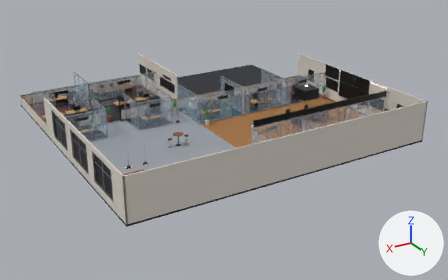
Renders of the glTF model public/floor/office.glb from each side of a commit.
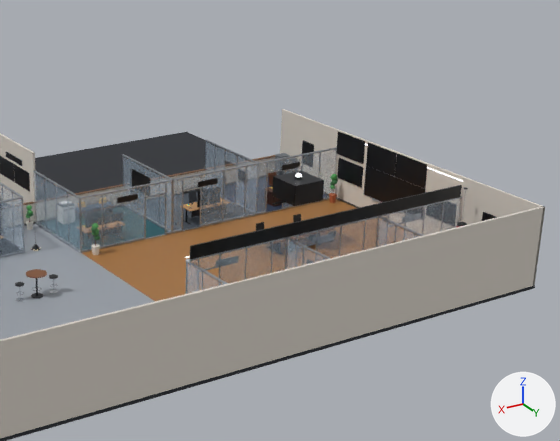
Old and new are each drawn whole from a camera (50 mm lens) standing at (27.0, 44.4, 21.7) and looking at (-0.7, -1.7, -1.4) and again close up on the part from 36% to 97% of the width and 0% to 77% of the height. Arrows for +X, +Y and +Z are at lower right; the lights stay in place. The older version's two pictures come first. Where no turn or scale is listed for an object, it has been applied to the vertices.

Objects in the first close-up: 'bullpen', 'ext_north', 'ext_west', 'front_back_row', 'front_front_row', 'geo_housing_marquee', 'geo_slab', 'lab_east', 'lab_north', 'lounge', 'ops_north', 'whiteboard' and 49 more.
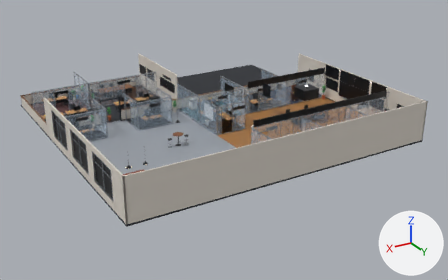
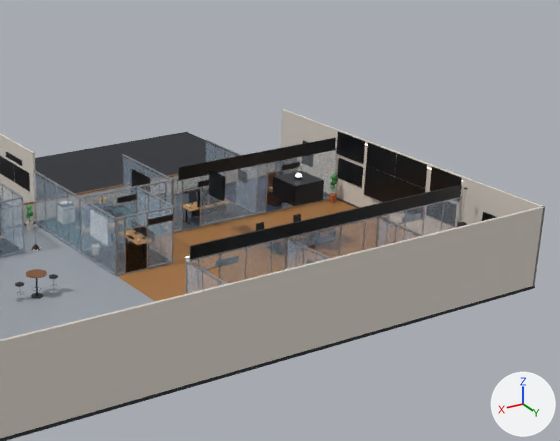
Diff of the bpy script that builds the scene:
```diff
--- a/public/floor/office.glb.py
+++ b/public/floor/office.glb.py
@@ me_geo_mesh_tv_swing @@
+me_geo_mesh_tv_swing.from_pydata([(0.0, -0.93, -0.56), (0.0, 0.93, -0.56), (0.0, 0.93, 0.56), (0.0, -0.93, 0.56)], [], [(0, 1, 2), (0, 2, 3)])
+me_geo_mesh_tv_swing.materials.append(mat_scr_tv_swing)  # black #05070c
@@ me_geo_mesh_plate_manager @@
+me_geo_mesh_plate_manager.from_pydata([(0.65, 0.0, -0.14), (-0.65, 0.0, -0.14), (-0.65, 0.0, 0.14), (0.65, 0.0, 0.14)], [], [(0, 1, 2), (0, 2, 3)])
+me_geo_mesh_plate_manager.materials.append(mat_scr_plate_manager)  # black #05070c
@@ me_geo_mesh_ovh_tickerwall @@
+me_geo_mesh_ovh_tickerwall.from_pydata([(4.7, 0.0, -0.3), (-4.7, 0.0, -0.3), (-4.7, 0.0, 0.3), (4.7, 0.0, 0.3)], [], [(0, 1, 2), (0, 2, 3)])
+me_geo_mesh_ovh_tickerwall.materials.append(mat_scr_ovh_tickerwall)  # black #05070c
@@ me_geo_mesh_ovh_mgr_0 @@
+me_geo_mesh_ovh_mgr_0.from_pydata([(0.0, -0.31, -0.185), (0.0, 0.31, -0.185), (0.0, 0.31, 0.185), (0.0, -0.31, 0.185)], [], [(0, 1, 2), (0, 2, 3)])
+me_geo_mesh_ovh_mgr_0.materials.append(mat_scr_ovh_mgr_0)  # black #05070c
@@ me_geo_mesh_ovh_kz_w @@
+me_geo_mesh_ovh_kz_w.from_pydata([(0.0, 0.6, -0.6), (0.0, -0.6, -0.6), (0.0, -0.6, 0.6), (0.0, 0.6, 0.6)], [], [(0, 1, 2), (0, 2, 3)])
+me_geo_mesh_ovh_kz_w.materials.append(mat_scr_ovh_kz_w)  # black #05070c
@@ me_geo_mesh_ovh_kz_e @@
+me_geo_mesh_ovh_kz_e.from_pydata([(0.0, -0.6, -0.6), (0.0, 0.6, -0.6), (0.0, 0.6, 0.6), (0.0, -0.6, 0.6)], [], [(0, 1, 2), (0, 2, 3)])
+me_geo_mesh_ovh_kz_e.materials.append(mat_scr_ovh_kz_e)  # black #05070c
@@ me_geo_mesh_office_manager @@
+me_geo_mesh_office_manager.from_pydata([(-1.5, 1.6, 0.0), (-1.5, -1.6, 0.0), (1.5, -1.6, 0.0), (1.5, 1.6, 0.0)], [], [(0, 1, 2), (0, 2, 3)])
+me_geo_mesh_office_manager.materials.append(mat_carpet_charcoal)  # dark grey #2f3238
@@ ob_tv_swing @@
+ob_tv_swing = bpy.data.objects.new('tv_swing', me_geo_mesh_tv_swing)
+ob_tv_swing.location = (-13.9, 4.35, 2.98)
@@ ob_plate_manager @@
+ob_plate_manager = bpy.data.objects.new('plate_Manager', me_geo_mesh_plate_manager)
+ob_plate_manager.location = (-1.3, -0.17, 2.2)
@@ ob_ovh_tickerwall @@
+ob_ovh_tickerwall = bpy.data.objects.new('ovh_tickerwall', me_geo_mesh_ovh_tickerwall)
+ob_ovh_tickerwall.location = (-9.0, -3.3, 2.95)
@@ ob_ovh_mgr_0 @@
+ob_ovh_mgr_0 = bpy.data.objects.new('ovh_mgr_0', me_geo_mesh_ovh_mgr_0)
+ob_ovh_mgr_0.location = (-1.42, -1.85, 1.12)
@@ ob_ovh_kz_w @@
+ob_ovh_kz_w = bpy.data.objects.new('ovh_kz_W', me_geo_mesh_ovh_kz_w)
+ob_ovh_kz_w.location = (-5.64, -2.05, 2.5)
@@ ob_ovh_kz_e @@
+ob_ovh_kz_e = bpy.data.objects.new('ovh_kz_E', me_geo_mesh_ovh_kz_e)
+ob_ovh_kz_e.location = (-5.56, -2.05, 2.5)
@@ ob_office_manager @@
+ob_office_manager = bpy.data.objects.new('office_Manager', me_geo_mesh_office_manager)
+ob_office_manager.location = (-0.5, -1.8, 0.0)
@@ ob_mgr_west @@
+ob_mgr_west = bpy.data.objects.new('mgr_west', me_geo_mesh_mgr_west)  # 152 vertices, 276 faces; spans x -0.06..0.06, y -1.6..1.6, z -0.01..2.7; in mat_alu (light grey #b9bfc6), mat_glass (blue #cfe4f7)
+ob_mgr_west.location = (-2.0, -1.8, 0.0)
@@ ob_mgr_north @@
+ob_mgr_north = bpy.data.objects.new('mgr_north', me_geo_mesh_mgr_north)  # 224 vertices, 400 faces; spans x -1.5..1.5, y -0.06..0.06, z -0.01..2.7; in mat_alu (light grey #b9bfc6), mat_glass (blue #cfe4f7)
+ob_mgr_north.location = (-0.5, -0.2, 0.0)
@@ ob_mgr_east @@
+ob_mgr_east = bpy.data.objects.new('mgr_east', me_geo_mesh_mgr_east)  # 104 vertices, 188 faces; spans x -0.06..0.06, y -1.6..1.6, z -0.01..2.7; in mat_alu (light grey #b9bfc6), mat_glass (blue #cfe4f7)
+ob_mgr_east.location = (1.0, -1.8, 0.0)
@@ ob_geo_housing_tv_swing @@
+ob_geo_housing_tv_swing = bpy.data.objects.new('geo_housing_tv_swing', me_geo_mesh_geo_housing_tv_swing)  # 48 vertices, 92 faces; spans x -0.04..0.0, y -0.95..0.95, z -0.58..0.58; in mat_tv_black (black #0b0c0f)
+ob_geo_housing_tv_swing.location = (-13.9, 4.35, 2.98)
@@ ob_geo_housing_ovh_tickerwall @@
+ob_geo_housing_ovh_tickerwall = bpy.data.objects.new('geo_housing_ovh_tickerwall', me_geo_mesh_geo_housing_ovh_tickerwall)  # 48 vertices, 92 faces; spans x -4.72..4.72, y -0.04..0.0, z -0.32..0.32; in mat_tv_black (black #0b0c0f)
+ob_geo_housing_ovh_tickerwall.location = (-9.0, -3.3, 2.95)
@@ ob_desk_manager @@
+ob_desk_manager = bpy.data.objects.new('desk_Manager', me_geo_mesh_desk_manager)  # 192 vertices, 352 faces; spans x -0.4..0.4, y -0.9..0.9, z 0.0..0.75; in mat_desk_wood (orange #b98a5a), mat_metal_dark (dark grey #2a2d33)
+ob_desk_manager.location = (-1.2, -2.2, 0.0)
```

What differs and where, as boxes (x1, y1, x2, y2) in the close-ups (560 x 441 px):
'mgr_north', added: after (116, 206, 174, 276)
'mgr_east', added: after (79, 198, 116, 276)
'ovh_tickerwall', added (black): after (179, 138, 335, 180)
'mgr_west', added: after (136, 186, 175, 261)
'tv_swing', added (black): after (430, 167, 461, 191)
'ovh_kz_E', added: after (209, 170, 224, 201)
'desk_Manager', added: after (126, 229, 147, 259)
'geo_housing_ovh_tickerwall', added: after (178, 138, 336, 180)
'plate_Manager', added: after (148, 214, 173, 225)
'office_Manager', added: after (126, 242, 147, 273)
'ovh_kz_W', added: after (211, 170, 225, 201)
'ovh_mgr_0', added: after (140, 227, 147, 236)
'geo_housing_tv_swing', added: after (429, 167, 462, 191)
